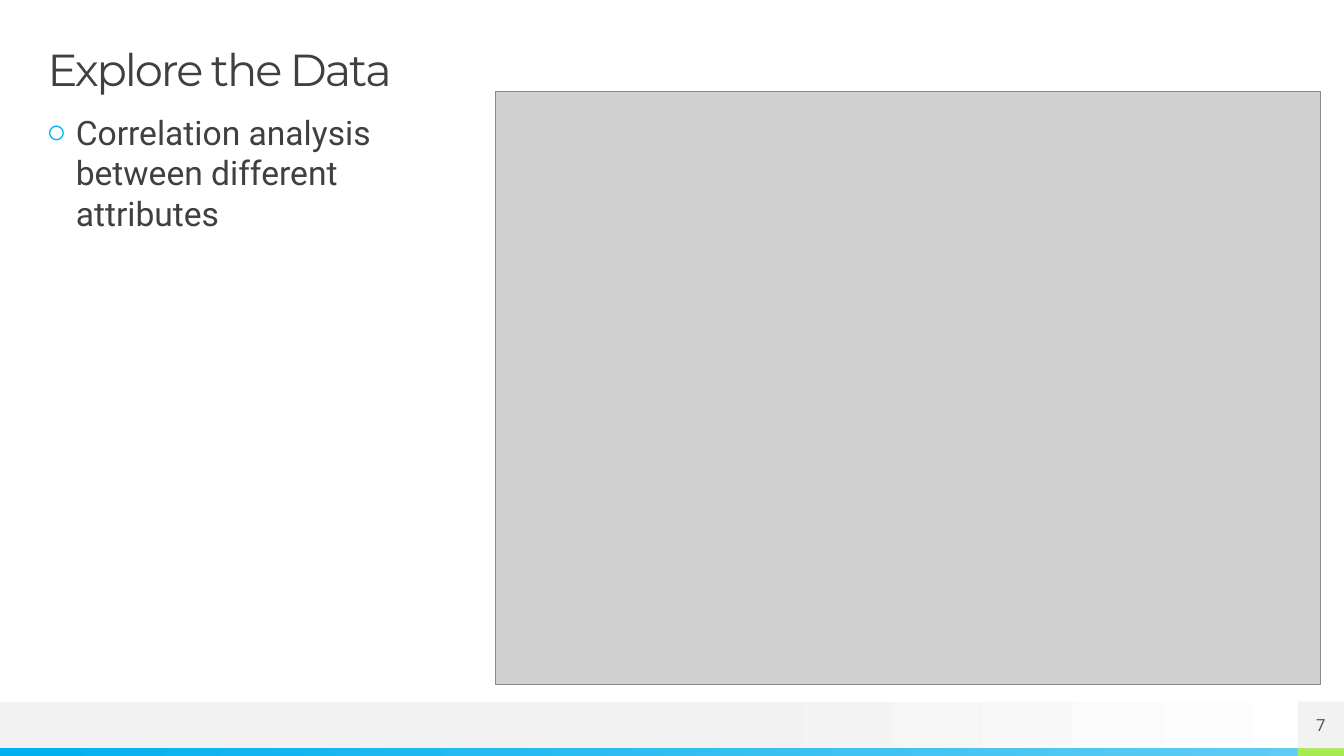
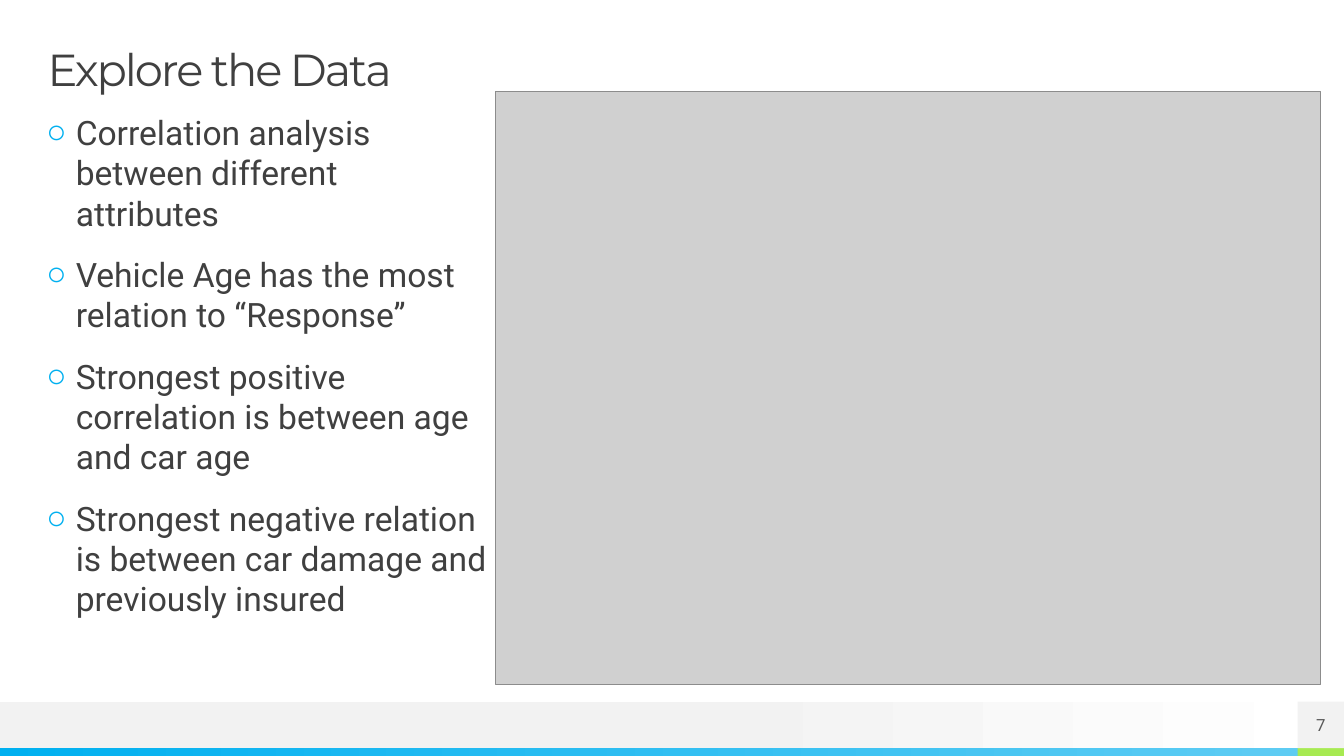
Before and after one commit to szerpa17/cross-sell-predictions, a slide deck: slide 7 of project-presentation.pptx. Drawn at 1344x756 pixels with LibreOffice and Linux fonts; fonts in the diff are those of the drawing; grey boxes stand for pictures. Boxes give left, top, right and bottom in pixels: in the first picture for what was removed or moved away, otherwise in the second. Text is boxed around its words. In the diff, an @@ line names an element or a change of style, - is before the commit and + after.

```diff
--- a/project-presentation.pptx
+++ b/project-presentation.pptx
@@ text at (76,262,486,618): paragraphs added @@
+○ Vehicle Age has the most relation to “Response”
+○ Strongest positive correlation is between age and car age
+○ Strongest negative relation is between car damage and previously insured
```
Also in this commit, not shown: 2 other slides changed.
